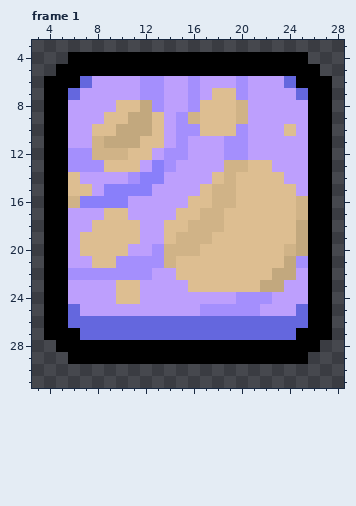
Pixel-art file: arte/tiles/counter_tile.ase. The picture above was drawn from the file before the commit.
32x32 pixels, 1 frame. Colours within 5 levels of each other are drawn and written as one. Shown: frame 1: x 3..28, y 3..31. The commit also changed other frames, which this record leaves out.
The same view after the edit:
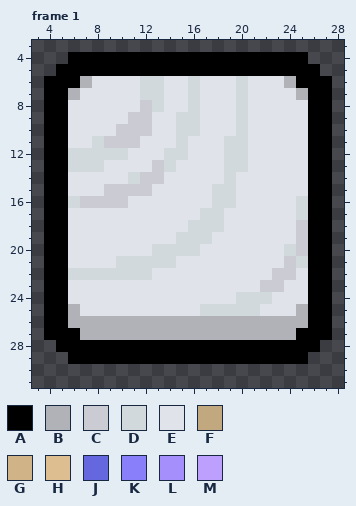
Palette (. is transparent): A #000000  B #b0b2b7  C #cbccd3  D #d2d9dd  E #e1e3ea  F #c2a87e  G #d0b387  H #ddbe91  J #6467de  K #897ffa  L #a48ffd  M #bd9ffd
Diff:
--- frame 1, layers "Layer 1", "Layer 2"
@@ x 3..28 @@
  5 ..AAAAAAAAAAAAAAAAAAAAAA..
- 6 .AAAJMMMMLLMMLMMMLMMMJAAA.
- 7 .AAJMMMMMLLMMLMHHLMMMMJAA.
- 8 .AAMMMMHHFLMMLHHHGMMMMMAA.
- 9 .AAMMMHHFFHMLGHHHGMMMMMAA.
-10 .AAMMHHFFFHMLLHHHLMMMHMAA.
-11 .AAMMGFFFHHMLMMMLLMMMMMAA.
-12 .AALLGGGHHMLLMMMLLMMMMMAA.
-13 .AALLLHHHMKLMMMMGGHHMMMAA.
-14 .AAHMMMMLKKMMMMHGHHHHMMAA.
-15 .AAHHMKKKKMMMMHGGHHHHHMAA.
-16 .AAGKKKKMMMMMHHGGHHHHHGAA.
-17 .AAMMMHHMMMMHHGGHHHHHHGAA.
-18 .AAMMHHHHMMHHGGGHHHHHHFAA.
-19 .AAMHHHHHMMHGGGHHHHHHHFAA.
-20 .AAMHHHHMMLGGGHHHHHHHGFAA.
-21 .AAMMHHLLLLGHHHHHHHHHFLAA.
-22 .AALLLLLLLMMHHHHHHHHFFMAA.
-23 .AAMMMMHHMMMMHHHHHHFFMMAA.
-24 .AAMMMMHHMMMMMMMMLLLMMMAA.
-25 .AAJMMMMMMMMMMLLLLLMMMJAA.
-26 .AAJJJJJJJJJJJJJJJJJJJJAA.
-27 .AAAJJJJJJJJJJJJJJJJJJAAA.
+ 6 .AAABEEEEDDEEDEEEDEEEBAAA.
+ 7 .AABEEEEEDDEEDEEEDEEEEBAA.
+ 8 .AAEEEEEECDEEDEEEDEEEEEAA.
+ 9 .AAEEEEECCEEDDEEEDEEEEEAA.
+10 .AAEEEECCCEEDDEEEDEEEEEAA.
+11 .AAEEDCCCEEEDEEEDDEEEEEAA.
+12 .AADDDDDEEEDDEEEDDEEEEEAA.
+13 .AADDDEEEECDEEEEDDEEEEEAA.
+14 .AAEEEEEDCCEEEEEDEEEEEEAA.
+15 .AAEEECCCCEEEEEDDEEEEEEAA.
+16 .AADCCCCEEEEEEEDDEEEEEDAA.
+17 .AAEEEEEEEEEEEDDEEEEEEDAA.
+18 .AAEEEEEEEEEEDDDEEEEEECAA.
+19 .AAEEEEEEEEEDDDEEEEEEECAA.
+20 .AAEEEEEEEDDDDEEEEEEEDCAA.
+21 .AAEEEEDDDDDEEEEEEEEECDAA.
+22 .AADDDDDDDEEEEEEEEEECCEAA.
+23 .AAEEEEEEEEEEEEEEEECCEEAA.
+24 .AAEEEEEEEEEEEEEEDDDEEEAA.
+25 .AABEEEEEEEEEEDDDDDEEEBAA.
+26 .AABBBBBBBBBBBBBBBBBBBBAA.
+27 .AAABBBBBBBBBBBBBBBBBBAAA.
 28 ..AAAAAAAAAAAAAAAAAAAAAA..
Pixel boxes of the changes (left, top, right, bottom) in both pictures:
changed: (68, 76, 308, 340)
